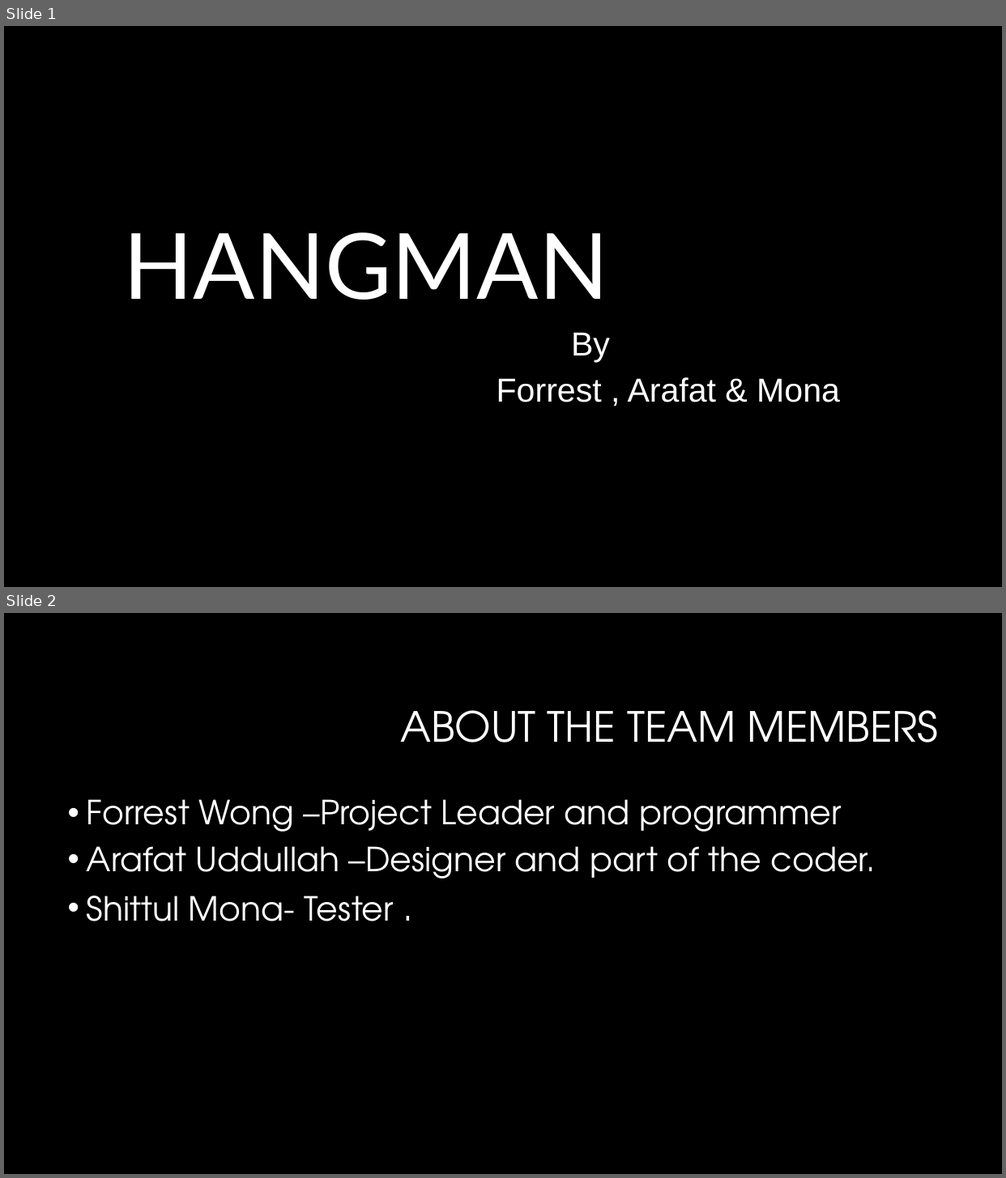
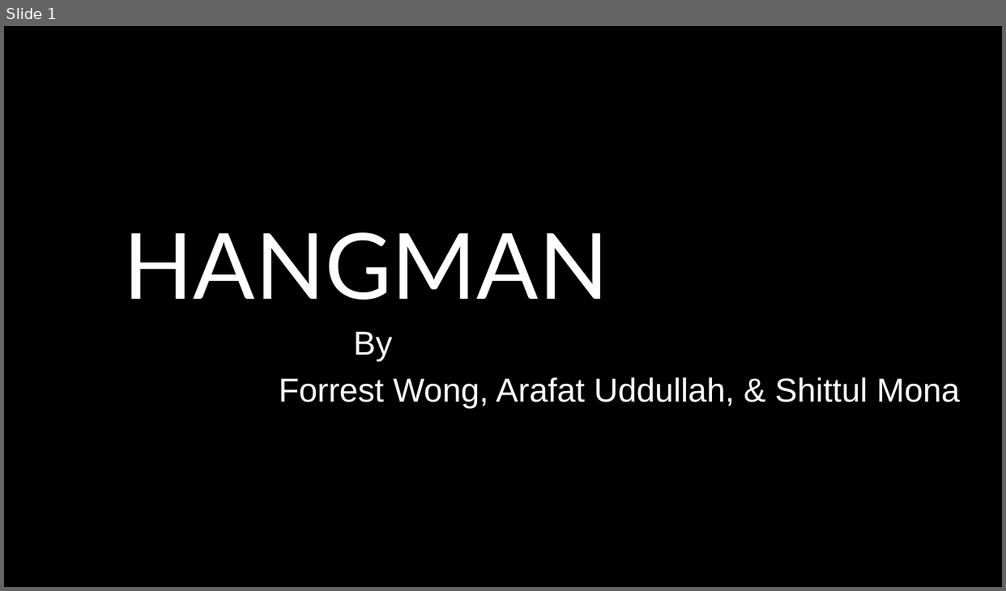
Before and after one commit to Forrestbob/web-project2, a slide deck: project 2.pptx. Shown one above the other, each under a label of ours: slides 1 and 2 before the commit, slide 1 after it. The pictures are 1006x1178 and 1006x591 pixels, drawn with LibreOffice and Linux fonts; fonts in the diff are those of the drawing; background and template pictures are left out. Boxes give left, top, right and bottom in pixels: in the first picture for what was removed or moved away, otherwise in the second. Text is boxed around its words. In the diff, an @@ line names an element or a change of style, - is before the commit and + after.

```diff
--- a/project 2.pptx
+++ b/project 2.pptx
@@ slide 2 removed at bbox=[4, 613, 1002, 1174], background #000000 @@
@@ title removed at bbox=[400, 710, 938, 743] @@
-ABOUT THE TEAM MEMBERS
@@ text removed at bbox=[87, 799, 876, 922] @@
-• Forrest Wong –Project Leader and programmer
-• Arafat Uddullah –Designer and part of the coder.
-• Shittul Mona- Tester .
@@ slide 1 changed as well @@
@@ subtitle "By": place and size @@
-subtitle "By" at bbox=[496, 332, 840, 403]
+subtitle "By" at bbox=[279, 331, 960, 408]
@@ subtitle at bbox=[279, 378, 960, 408]: text changed @@
-Forrest , Arafat & Mona
+Forrest Wong, Arafat Uddullah, & Shittul Mona
```
Also in this commit, not shown: 3 other slides changed, 3 slides added, 2 other slides removed.
